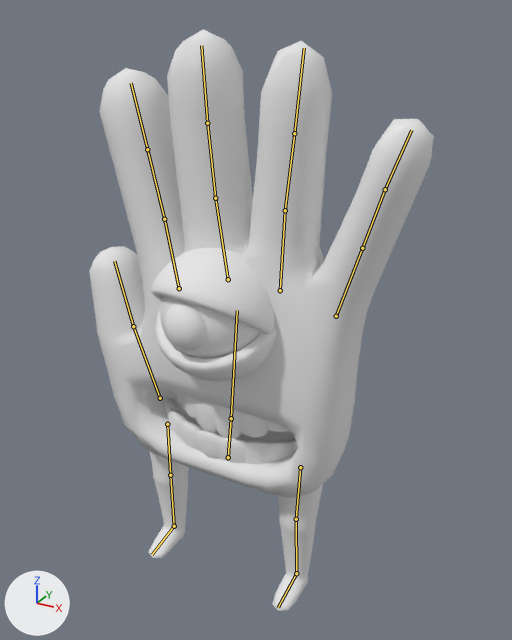
Before and after pictures for a commit that changed the Blender file GGJ2017/Assets/Models/hand-alien.blend.
Before and after are seen from a 50 mm camera at (1.78, -2.94, 3.15) aimed at (0.18, -0.03, 1.7). Lighting does not change. The marker at lower left points along +X, +Y and +Z. The bones that bend it are drawn over the model as lines.

Names of what the first picture shows: 'eyeball', 'handalien'.
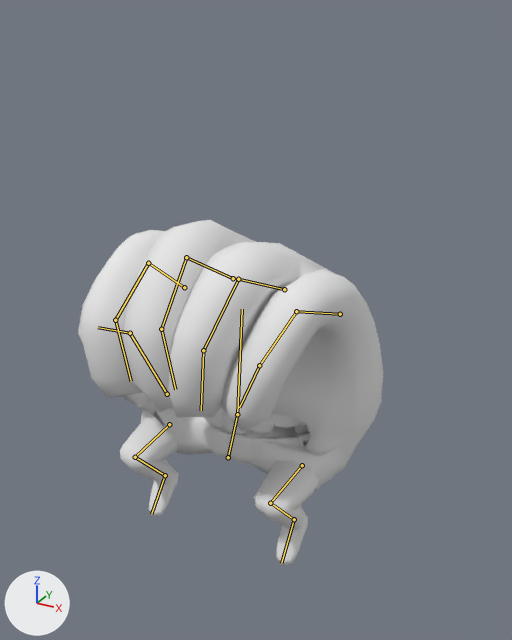
Commit message: begin hand-alien animations

The newer file adds an action. The first version stands in its rest pose; the second is drawn at frame 0 of the action 'fetal'.

What differs and where, as boxes (x1, y1, x2, y2) in the pictures (512 x 640 px):
'handalien', posed (12% narrower, 41% shorter)
    before: (89, 29, 434, 611)
    after: (78, 220, 383, 565)
'eyeball', unchanged, covered by the edit
    before: (160, 296, 261, 359)
bone 'pelvis', root to tip
    before: (228, 457) to (231, 418)
    after: (228, 457) to (237, 414)
bone 'Thigh.L', root to tip
    before: (300, 467) to (296, 519)
    after: (302, 465) to (270, 503)
bone 'Leg.L', root to tip
    before: (296, 519) to (296, 573)
    after: (270, 503) to (294, 519)
bone 'Thigh.R', root to tip
    before: (167, 424) to (170, 475)
    after: (169, 424) to (135, 457)
bone 'Leg.R', root to tip
    before: (170, 475) to (174, 526)
    after: (135, 457) to (165, 475)
bone 'backbone', root to tip
    before: (231, 418) to (237, 310)
    after: (237, 414) to (242, 309)
bone 'index 1', root to tip
    before: (179, 288) to (164, 219)
    after: (184, 287) to (148, 263)
bone 'index 2', root to tip
    before: (164, 219) to (147, 149)
    after: (148, 263) to (115, 320)
bone 'index 3', root to tip
    before: (147, 149) to (131, 83)
    after: (115, 320) to (131, 381)
bone 'middle 1', root to tip
    before: (228, 279) to (215, 198)
    after: (233, 278) to (186, 257)
bone 'middle 2', root to tip
    before: (215, 198) to (207, 123)
    after: (186, 257) to (161, 329)
bone 'middle 3', root to tip
    before: (207, 123) to (201, 45)
    after: (161, 329) to (175, 389)
bone 'ring 1', root to tip
    before: (280, 290) to (285, 210)
    after: (284, 289) to (238, 279)
bone 'ring 2', root to tip
    before: (285, 210) to (294, 133)
    after: (238, 279) to (203, 350)
bone 'ring 3', root to tip
    before: (294, 133) to (304, 48)
    after: (203, 350) to (201, 410)
bone 'pinky 1', root to tip
    before: (336, 316) to (362, 248)
    after: (340, 314) to (296, 311)
bone 'pinky 2', root to tip
    before: (362, 248) to (385, 189)
    after: (296, 311) to (259, 365)
bone 'pinky 3', root to tip
    before: (385, 189) to (411, 130)
    after: (259, 365) to (239, 407)
bone 'Thumb 1', root to tip
    before: (160, 398) to (133, 326)
    after: (167, 394) to (130, 333)
bone 'Thumb 2', root to tip
    before: (133, 326) to (114, 261)
    after: (130, 333) to (98, 327)

What the commit changed:
Bone 'pelvis' (bone_pelvis) turns from (0, 0, 0) to (0, -1, 15) degrees about its own x, y and z.
Bone 'Thigh.L' (bone_thigh_l) moves from (0.0, 0.0, 0.0) to (0.0, -0.006, 0.0).
Bone 'Thigh.L' (bone_thigh_l) turns from (0, 0, 0) to (70, 2, 2) degrees about its own x, y and z.
Bone 'Leg.L' (bone_leg_l) moves from (0.0, 0.0, 0.0) to (0.001, 0.004, 0.0).
Bone 'Leg.L' (bone_leg_l) turns from (0, 0, 0) to (1, 0, 125) degrees about its own x, y and z.
Bone 'Thigh.R' (bone_thigh_r) moves from (0.0, 0.0, 0.0) to (0.0, 0.006, 0.0).
Bone 'Thigh.R' (bone_thigh_r) turns from (0, 0, 0) to (70, -2, -1) degrees about its own x, y and z.
Bone 'Leg.R' (bone_leg_r) moves from (0.0, 0.0, 0.0) to (0.001, -0.004, 0.0).
Bone 'Leg.R' (bone_leg_r) turns from (0, 0, 0) to (3, -1, -125) degrees about its own x, y and z.
Bone 'backbone' (bone_backbone) turns from (0, 0, 0) to (17, 1, 0) degrees about its own x, y and z.
Bone 'index 1' (bone_index_1) turns from (0, 0, 0) to (-8, 17, -54) degrees about its own x, y and z.
Bone 'index 2' (bone_index_2) turns from (0, 0, 0) to (-20, 9, 63) degrees about its own x, y and z.
Bone 'index 3' (bone_index_3) turns from (0, 0, 0) to (-11, 13, 59) degrees about its own x, y and z.
Bone 'middle 1' (bone_middle_1) turns from (0, 0, 0) to (57, -1, -2) degrees about its own x, y and z.
Bone 'middle 2' (bone_middle_2) turns from (0, 0, 0) to (-5, -2, 82) degrees about its own x, y and z.
Bone 'middle 3' (bone_middle_3) turns from (0, 0, 0) to (1, 3, 49) degrees about its own x, y and z.
Bone 'ring 1' (bone_ring_1) turns from (0, 0, 0) to (65, -10, 0) degrees about its own x, y and z.
Bone 'ring 2' (bone_ring_2) turns from (0, 0, 0) to (3, 15, -77) degrees about its own x, y and z.
Bone 'ring 3' (bone_ring_3) turns from (0, 0, 0) to (12, -3, -41) degrees about its own x, y and z.
Bone 'pinky 1' (bone_pinky_1) turns from (0, 0, 0) to (76, -20, -10) degrees about its own x, y and z.
Bone 'pinky 2' (bone_pinky_2) turns from (0, 0, 0) to (-14, -31, -67) degrees about its own x, y and z.
Bone 'pinky 3' (bone_pinky_3) turns from (0, 0, 0) to (-9, -22, -26) degrees about its own x, y and z.
Bone 'Thumb 1' (bone_thumb_1) turns from (0, 0, 0) to (-3, -10, 29) degrees about its own x, y and z.
Bone 'Thumb 2' (bone_thumb_2) turns from (0, 0, 0) to (21, 10, 54) degrees about its own x, y and z.
